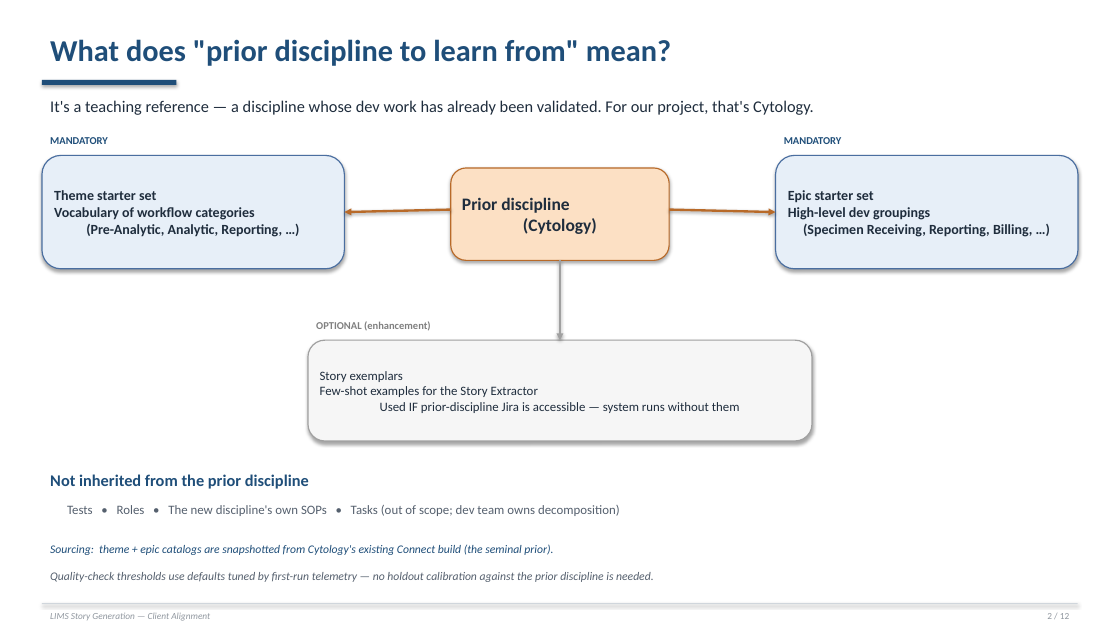
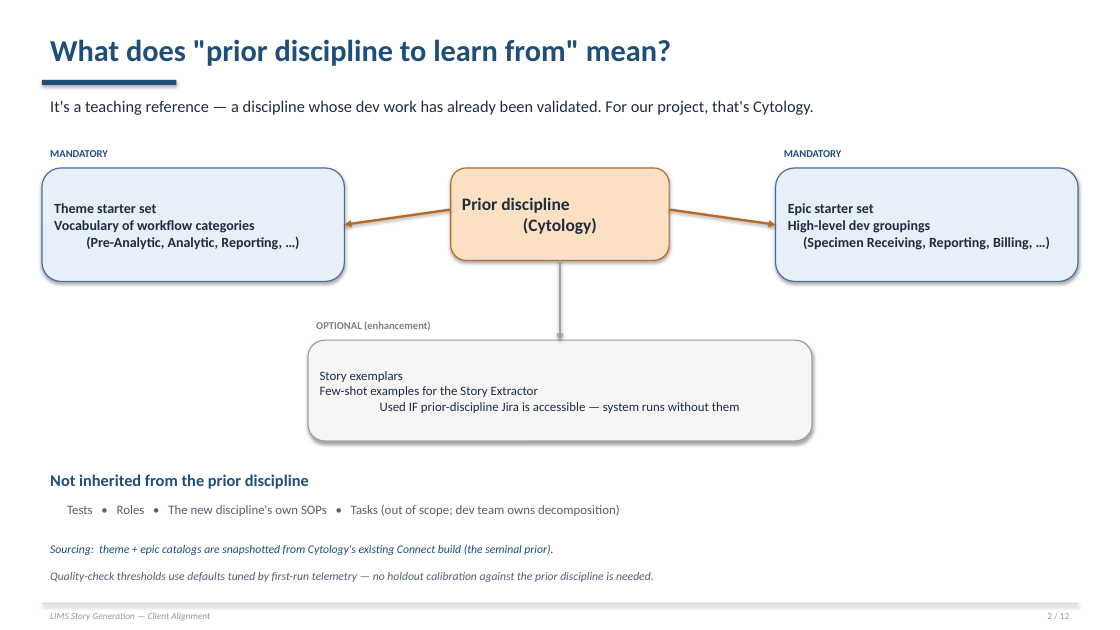
Before and after one commit to Rajneesh-Tiwari/LabReq_agent, a slide deck: slide 2 of client_alignment_deck.pptx. Drawn at 1120x630 pixels with LibreOffice and Linux fonts; fonts in the diff are those of the drawing. Boxes give left, top, right and bottom in pixels: in the first picture for what was removed or moved away, otherwise in the second. Text is boxed around its words. In the diff, an @@ line names an element or a change of style, - is before the commit and + after.

```diff
--- a/client_alignment_deck.pptx
+++ b/client_alignment_deck.pptx
@@ 2 rounded rectangles, 2 texts: place and size @@
-2 rounded rectangles, 2 texts at (42,137,1078,269)
+2 rounded rectangles, 2 texts at (42,150,1078,281)
@@ arrow moved from (451, 210) - (344, 212) to (451, 210) - (344, 224) @@
@@ arrow moved from (670, 210) - (776, 212) to (670, 210) - (776, 224) @@
```
Also in this commit, not shown: 8 other slides changed, 1 other file.
